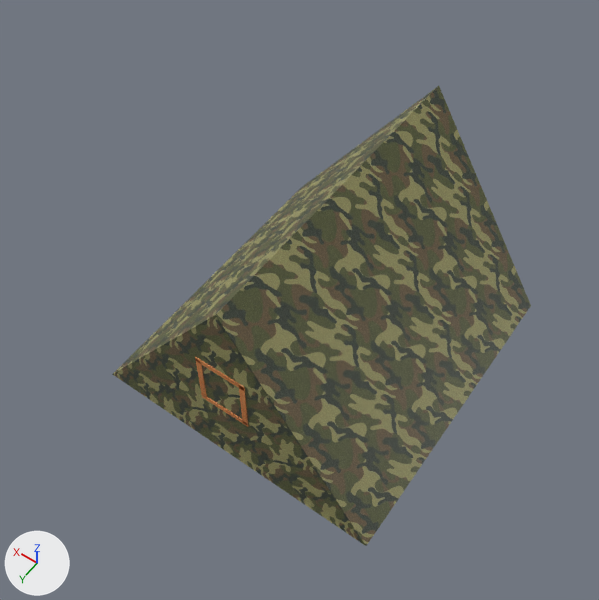
The Blender file Models/KGB.blend, before and after one commit.
Both versions are drawn from a 50 mm lens placed at (-28.7, 41.5, 70.9), pointed at (-2.2, 4.5, 12.6). Every picture has the same lights, and +X, +Y and +Z are marked at lower left.

Objects in the first picture: 'Palatka', 'Picture'.
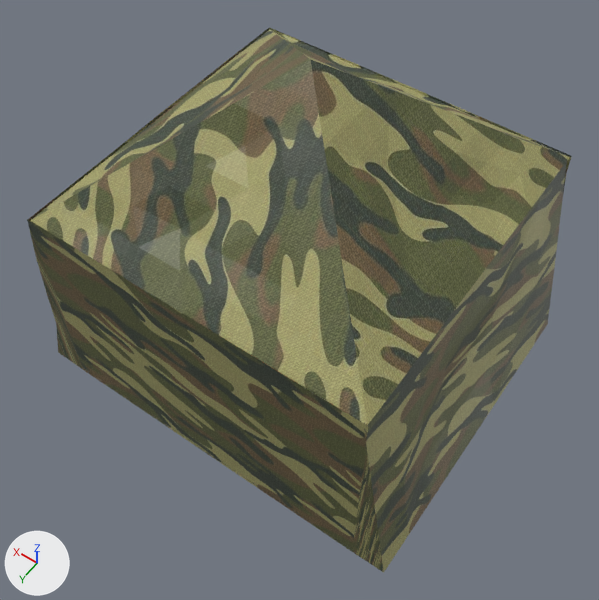
Location of each change, (x1, y1, x2, y2) in pixels of the pictures (599 x 600 px):
```json
{"object": "Plane.004", "change": "added", "after": [27, 27, 572, 572], "on screen": "yellow", "faces in mat_material_001 (its picture is missing)": [27, 27, 572, 572]}
{"object": "Palatka", "change": "deleted", "before": [113, 86, 531, 546], "on screen": "yellow"}
```

Edits to the scene script, one JSON object a line:
```json
{"op": "add", "block": "mat_material_001", "code": ["mat_material_001 = principled_material('Material.001')", "mat_material_001.texture = img_палатка_jpg"]}
{"op": "add", "block": "me_plane_004", "code": ["me_plane_004 = bpy.data.meshes.new('Plane.004')", "me_plane_004.from_pydata(...)  # 390 vertices, 453 faces, 2 loose edges; spans x -1.2..1.22, y -1.0..2.14, z -2.0..0.02", "# faces by material slot: [452, 1]", "me_plane_004.materials.append(mat_material_001)  # its picture is missing", "me_plane_004.materials.append(mat_material_024)  # picture img_палатка_jpg"]}
{"op": "remove", "block": "ob_palatka", "code": ["ob_palatka = bpy.data.objects.new('Palatka', me_plane_009)", "ob_palatka.location = (-9.7, -1.3, 10.9)", "ob_palatka.rotation_euler = (0.0, -0.988, 0.0)  # degrees (0, -57, 0)", "ob_palatka.scale = (13.5, 16.5, 17.1)"]}
{"op": "add", "block": "ob_plane_004", "code": ["ob_plane_004 = bpy.data.objects.new('Plane.004', me_plane_004)", "ob_plane_004.location = (0.0, -16.3, 10.7)", "ob_plane_004.rotation_euler = (1.571, 0.0, 0.0)  # degrees (90, 0, 0)", "ob_plane_004.scale = (16.4, 11.1, 16.4)"]}
```
